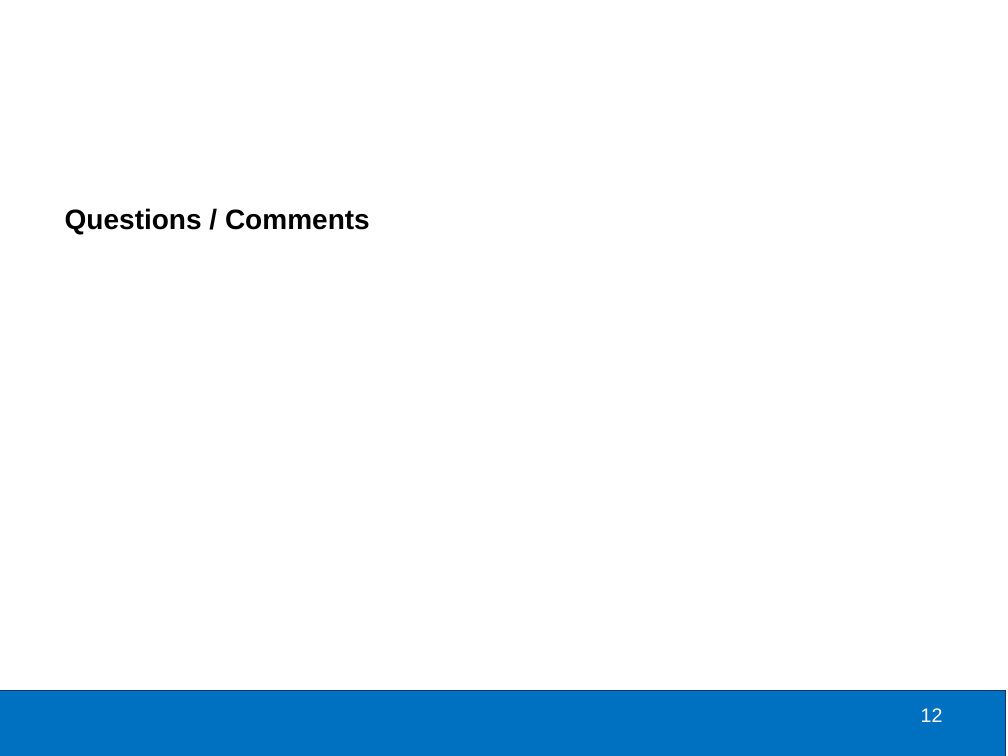
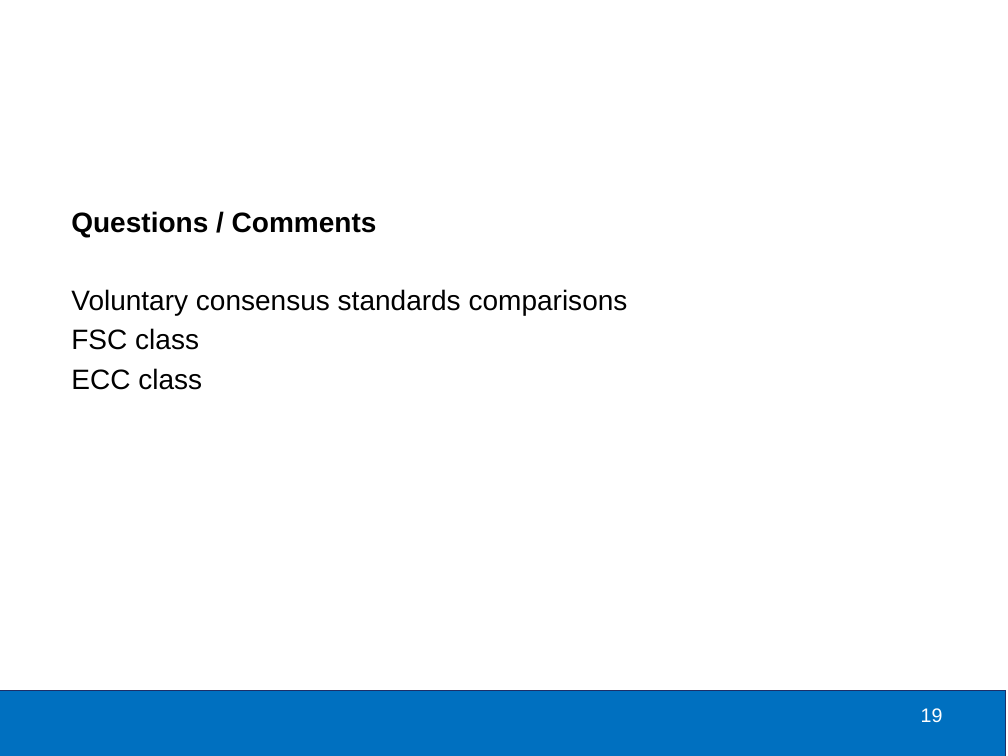
Before and after one commit to burch-cm/training, a slide deck: slide 19 of classes/AAR/2021 Annual Personal Property Education Workshop AAR.pptx (slide 12 before the commit). Drawn at 1008x756 pixels with LibreOffice and Linux fonts; fonts in the diff are those of the drawing; background and template pictures are left out. Boxes give left, top, right and bottom in pixels: in the first picture for what was removed or moved away, otherwise in the second. Text is boxed around its words. In the diff, an @@ line names an element or a change of style, - is before the commit and + after.

```diff
--- a/classes/AAR/2021 Annual Personal Property Education Workshop AAR.pptx
+++ b/classes/AAR/2021 Annual Personal Property Education Workshop AAR.pptx
@@ text at [71, 289, 628, 390]: paragraphs added @@
+Voluntary consensus standards comparisons
+FSC class
+ECC class
@@ page number at [921, 708, 943, 723]: text changed @@
-12
+19
```
Also in this commit, not shown: 7 other slides changed, 7 slides added.
